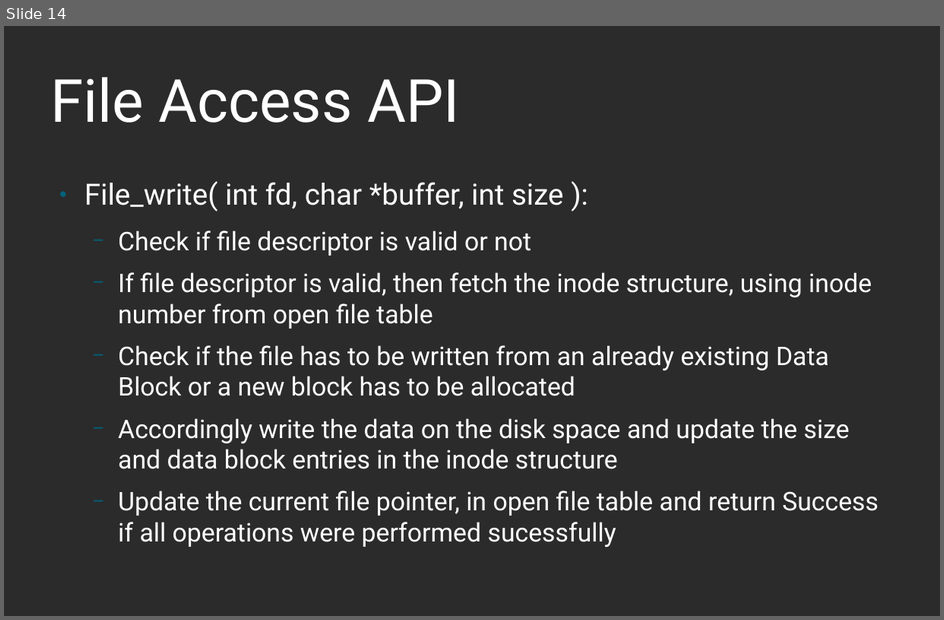
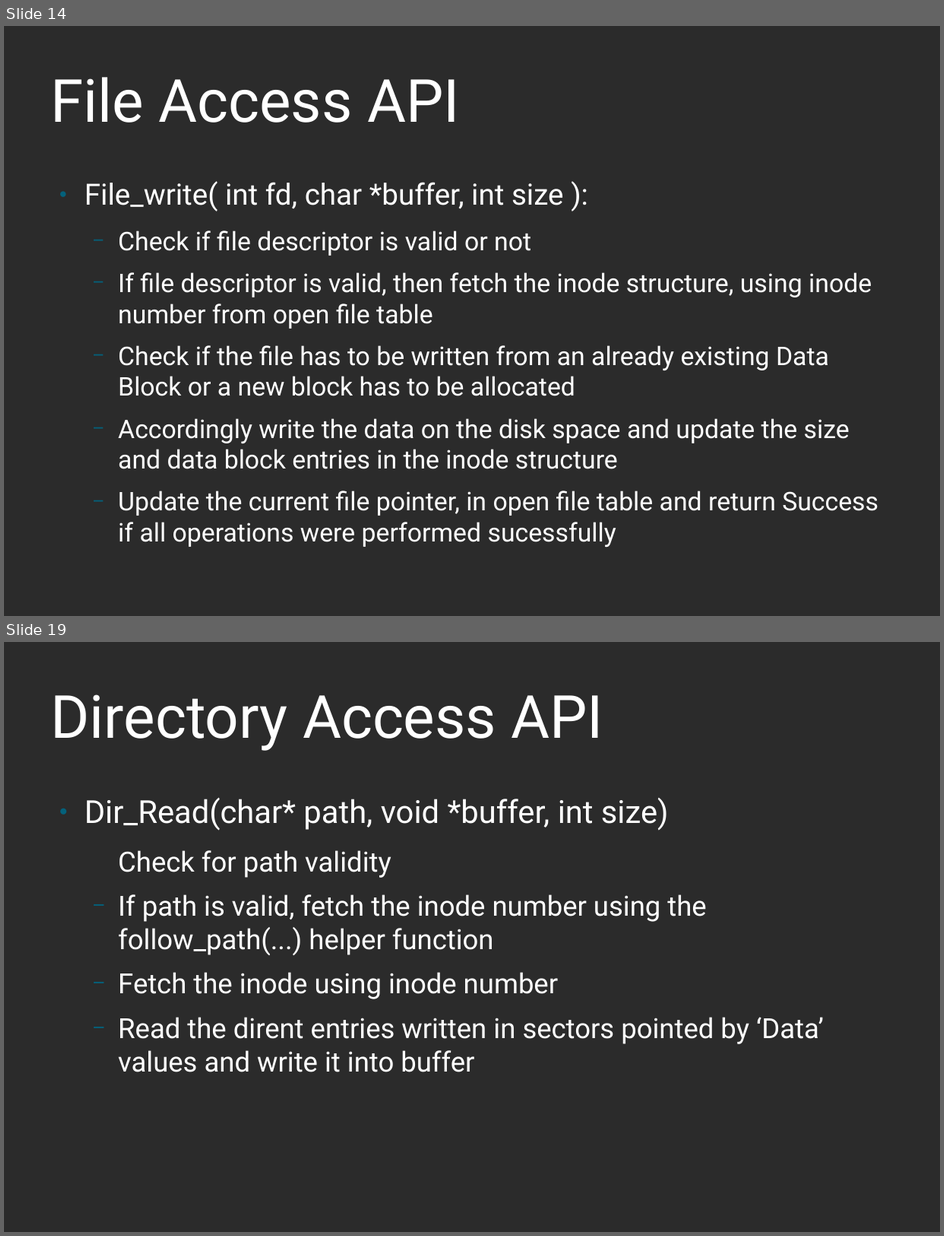
Before and after one commit to ankitmishra16/FIle-System, a slide deck: OS_Project_Report.odp. Shown one above the other, each under a label of ours: slide 14 before the commit, slides 14 and 19 after it; the slides between them are not shown. The pictures are 944x620 and 944x1236 pixels, drawn with LibreOffice and Linux fonts; fonts in the diff are those of the drawing; background and template pictures are left out; a plain dark background stands for a picture behind light text. Boxes give left, top, right and bottom in pixels: in the first picture for what was removed or moved away, otherwise in the second. Text is boxed around its words. In the diff, an @@ line names an element or a change of style, - is before the commit and + after.

```diff
--- a/OS_Project_Report.odp
+++ b/OS_Project_Report.odp
@@ slide 19 added at <box>4,642,940,1232</box>, background picture (left out) @@
@@ title added at <box>51,694,604,751</box>, 60 pt, text #FFFFFF @@
+Directory Access API
@@ text added at <box>85,798,824,1072</box>, 28 pt, text #FFFFFF @@
+● Dir_Read(char* path, void *buffer, int size)
+  Check for path validity
+  − If path is valid, fetch the inode number using the follow_path(...) helper function
+  − Fetch the inode using inode number
+  − Read the dirent entries written in sectors pointed by ‘Data’ values and write it into buffer
```
Also in this commit, not shown: 1 slide changed, 5 other slides added.
